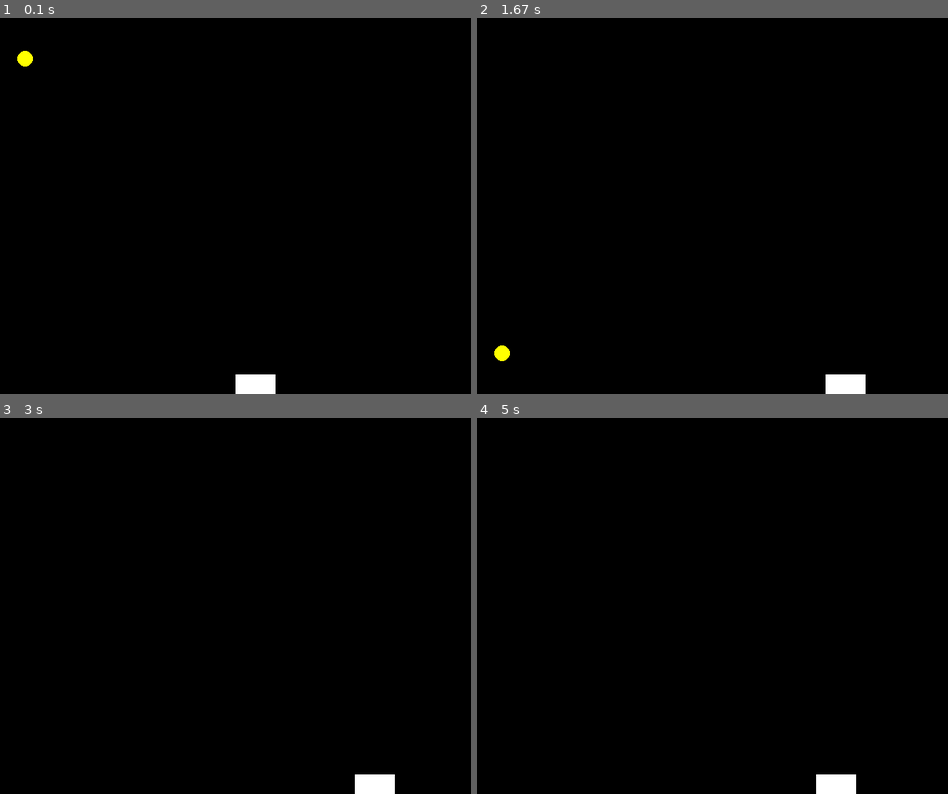
Above: before the commit, frames 1-4 (two rows, left to right).
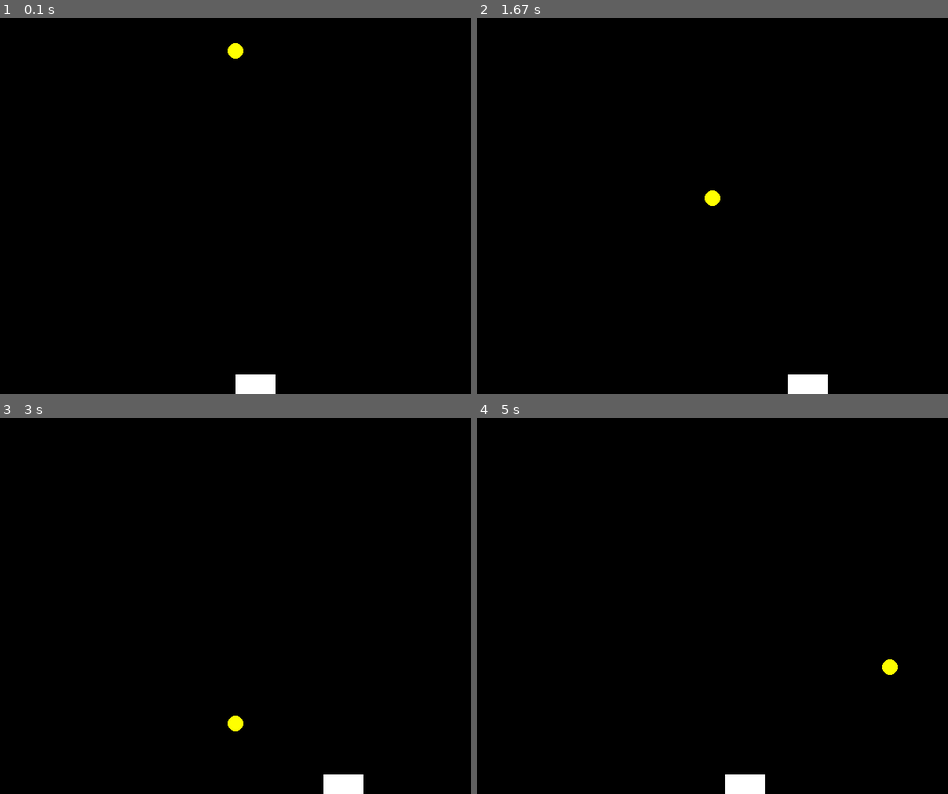
Above: after the commit, the same moments.

Repository: David-Sheehy/pygame_juggling
Game: pygame game, started from juggling/juggling.py
Same seed, same stepped clock (60 frames per second), same inputs: the game is played once before the commit and once after it.
Inputs:
- Up to frame 1 (0.1 s): no input
- Up to frame 2 (1.67 s): hold Right 0.33-0.8 s; hold Right 0.83-1.3 s; hold Left from 1.33 s (still down)
- Up to frame 3 (3 s): release Left at 1.87 s; hold Left 1.9-2.3 s; hold Right 2.33-2.97 s
- Up to frame 4 (5 s): hold Left 3-3.47 s; hold Right 3.5-3.97 s; hold Right 4-4.47 s; hold Left from 4.5 s (still down)

The runs differ from the first frame. In frame 1, 0.2% of the frame differs, in the area x 3-52%, y 6-13%; in frame 2, 1.0%, in the area x 3-83%, y 45-100%; in frame 3, 0.8%; in frame 4, 1.0%.

Commit message:
The ball now stops when it goes over the bottom edge.

Diff:
--- a/juggling/config.py
+++ b/juggling/config.py
@@ -25,10 +25,10 @@
 # puck variables
 PUCK_WIDTH = 50
 PUCK_HEIGHT = 25
-PUCK_SPEED = 4
+PUCK_SPEED = 8
 
 # ball variables
 BALL_RADIUS = 10
 BALL_ACCEL =  0
-BALL_SPEED = -2
-BALL_FALL_SPEED = -4
+BALL_SPEED = -1
+BALL_FALL_SPEED = -2
--- a/juggling/juggling.py
+++ b/juggling/juggling.py
@@ -16,7 +16,7 @@
     puck = models.Puck()
     ball = models.Ball()
     puck.set_position([config.WINDOW_SIZE[0]/2,config.WINDOW_SIZE[1]-25])
-    ball.pos = [32,32]
+    ball.pos = [300,32]
     clock = pygame.time.Clock()
 
 
@@ -64,16 +64,20 @@
         # or puck.)
 
         if (ball.pos[1] >= config.HEIGHT - puck.height) and (puck.pos[0] <= ball.pos[0] and ball.pos[0] <= puck.pos[0] + puck.width):
+            # paddle
             ball.bounce((1,-1))
-
         elif ball.pos[0] <= 0:
+            # left wall
+            ball.bounce((-1,1))
+        elif ball.pos[0] >= config.WIDTH:
             ball.bounce((-1,1))
 
-        elif ball.pos[0] >= config.WIDTH:
-            ball.bounce((-1,-1))
+        elif ball.pos[1] <= 0:
+            ball.bounce(-1,-1)
 
-        elif ball.pos[1] <= 0:
-            ball.bounce((-1,-1))
+        elif ball.pos[1] >= config.HEIGHT:
+            # ball lost
+            ball.stop()
 
         ball.update(w)
         # draw stuff
--- a/juggling/models.py
+++ b/juggling/models.py
@@ -130,6 +130,10 @@
         # bounce off at a random direction. I want the angle between the two to
         # be low though
         x = (self.vel[0] + random.randint(0,3))*angle[0]
-        y = (self.vel[1] + random.randint(0,3))*angle[1]
+        y = (self.vel[1])*angle[1]
         self.vel = (x,y)
+
+    def stop(self):
+        self.vel = (0,0)
+        self.in_play = False
 # end Ball definition
